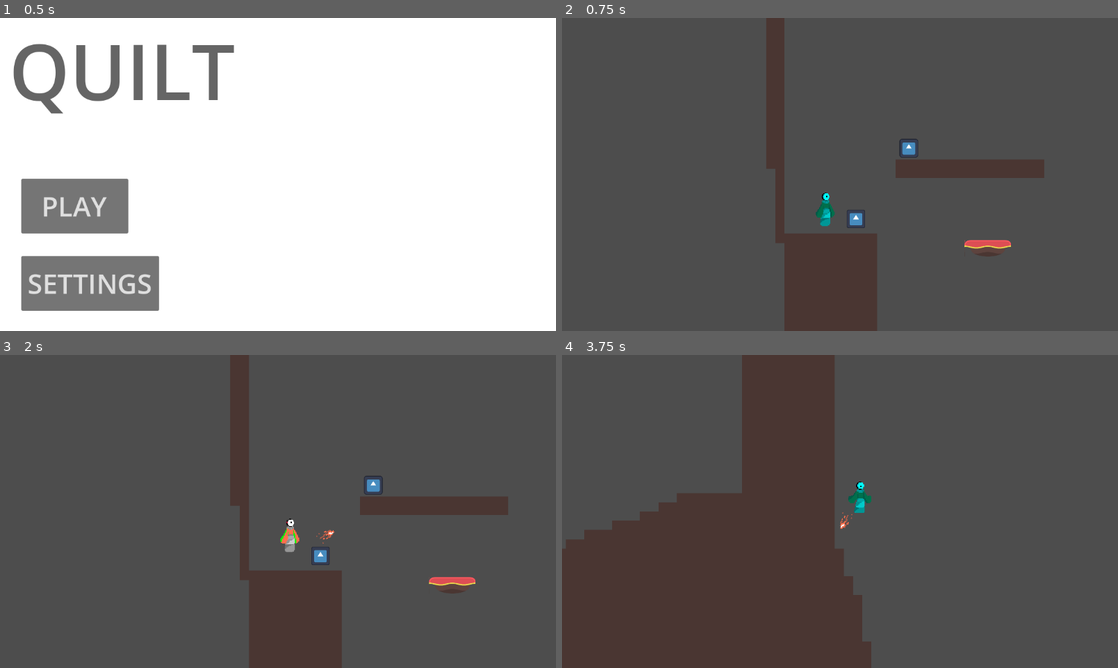
Above: before the commit, frames 1-4 (two rows, left to right).
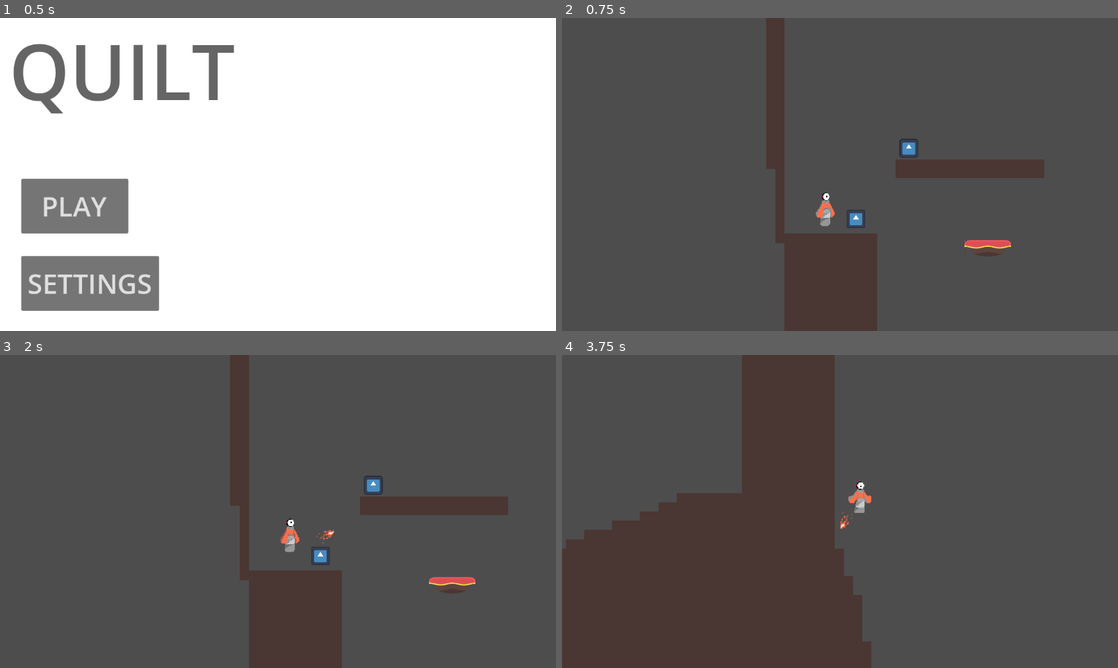
Above: after the commit, the same moments.

Repository: unsaltedkale/Quilt
Game: Godot game, scene res://TitleScreen.tscn
Two runs of this game, one before a commit and one after it. Both use one fixed random seed, a clock stepped at 60 frames per second and the inputs below. The engine's default icon, where the game draws it, is replaced by a stand-in: a white triangle on a blue panel in a dark square. Sound files missing from this copy of the repository are replaced by a short silence.
Inputs (mouse positions are in pixels of both pictures, inside the frame that each line leads up to):
- Up to frame 1 (0.5 s): no input
- Up to frame 2 (0.75 s): click "PLAY" at 0.5 s
- Up to frame 3 (2 s): move the mouse to (400, 495) at 1.27 s; hold D (move_right) from 1.28 s (still down); click (400, 495) at 1.35 s; tap Space (jump) at 1.52 s
- Up to frame 4 (3.75 s): move the mouse to (728, 527) at 2.02 s; tap E (interact) at 2.1, 3.6 s; tap Space (jump) at 2.27 s; move the mouse to (895, 442) at 2.77 s; release D (move_right) at 2.78 s; hold A (move_left) 2.78-3.53 s; click (895, 442) at 2.85 s; move the mouse to (812, 574) at 3.52 s; hold D (move_right) from 3.53 s (still down); click (812, 574) at 3.67 s

Frame 1 is identical in both runs. In frame 2, 0.2% of the frame differs, in the area x 45-50%, y 56-67%; in frame 3, less than 0.1%; in frame 4, 0.2%, in the area x 51-56%, y 40-51%.

Commit message:
FINISHED SHADER YIPEEEEE

Diff:
--- a/Alex's Folder/greyscale.gdshader
+++ b/Alex's Folder/greyscale.gdshader
@@ -1,6 +1,6 @@
 shader_type canvas_item;
 
-uniform float onoff;
+uniform int onoff;
 
 void vertex() {
 	// Called for every vertex the material is visible on.
@@ -41,16 +41,24 @@
 	// Called for every pixel the material is visible on.
 	vec4 original_color = texture(TEXTURE, UV);
 
-	float greyscale = (original_color.r + original_color.g + original_color.b) / 3.0f;
+	if (onoff == 1)
+	{
+		float greyscale = (original_color.r + original_color.g + original_color.b) / 3.0f;
 
-	vec3 greyscale_color = vec3(greyscale, greyscale, greyscale);
+		vec3 greyscale_color = vec3(greyscale, greyscale, greyscale);
 
-	if (COLOR.xyz == vec3(255.0/255.0, 111.0/255.0, 76.0/255.0))
-		COLOR.xyz = vec3(0.0, 0.0, 1.0);
+		if (COLOR.xyz == vec3(255.0/255.0, 111.0/255.0, 76.0/255.0))
+			COLOR.xyz = vec3(196.0/255.0);
 
-	//vec3(37.00/255.00, 150.00/255.00, 190.00/255.00)
-	if (approximately_zero(COLOR.xyz, vec3(170.00/255.00, 90.00/255.00, 73.00/255.00)) == 3)
-		COLOR.xyz = vec3(0.0, 1.0, 0.0);
+		//vec3(37.00/255.00, 150.00/255.00, 190.00/255.00)
+		if (approximately_zero(COLOR.xyz, vec3(170.00/255.00, 90.00/255.00, 73.00/255.00)) == 3)
+			COLOR.xyz = vec3(140.0/255.0);
+	}
+
+	else if (onoff == 0)
+	{
+		COLOR.xyz = COLOR.xyz;
+	}
 
 
 	//COLOR.xyz = greyscale_color;
--- a/Alex's Folder/recolor_sprite_thingy.gd
+++ b/Alex's Folder/recolor_sprite_thingy.gd
@@ -4,6 +4,6 @@
 
 func _physics_process(delta):
 	if player.collected_objects == 0:
-		modulate = Color(0, 1, 1)
+		get_material().set_shader_parameter("onoff",1)
 	else:
-		modulate = Color(1, 1, 1)
+		get_material().set_shader_parameter("onoff",0)
--- a/Emily WIP/Scenes/player.tscn
+++ b/Emily WIP/Scenes/player.tscn
@@ -26,7 +26,7 @@
 
 [sub_resource type="ShaderMaterial" id="ShaderMaterial_1nwdr"]
 shader = ExtResource("8_3uy0y")
-shader_parameter/onoff = 0.0
+shader_parameter/onoff = 0
 
 [sub_resource type="AtlasTexture" id="AtlasTexture_2k042"]
 atlas = ExtResource("9_7a16b")
